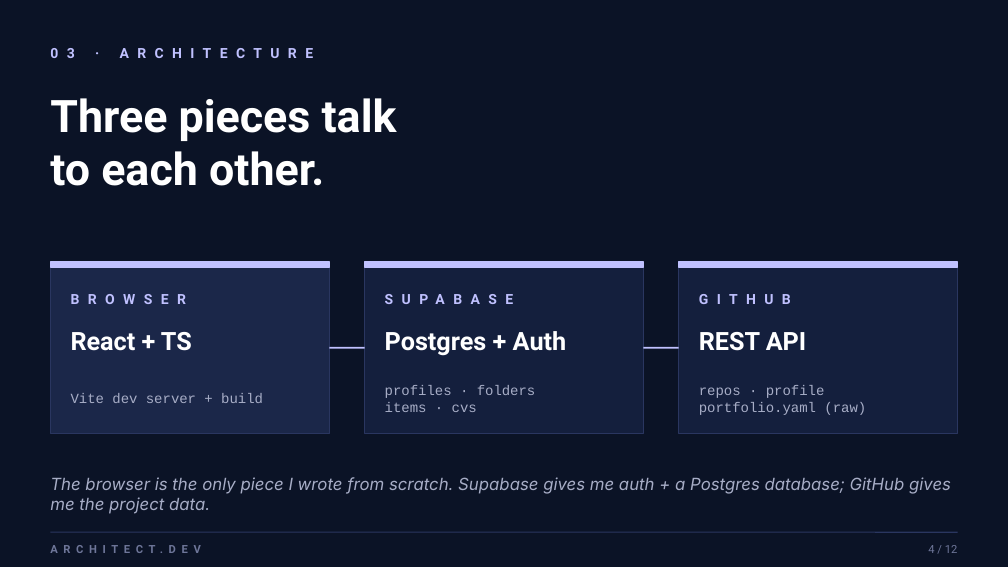
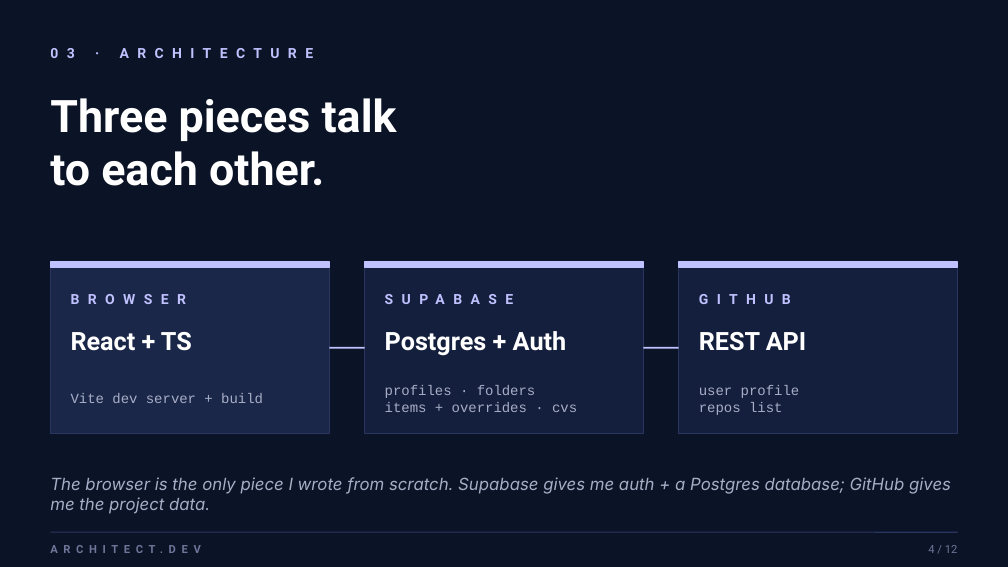
Before and after one commit to gusbo9233/gusbo9233.portfolio.io, a slide deck: slide 4 of Architect-Dev-Presentation.pptx. Drawn at 1008x567 pixels with LibreOffice and Linux fonts; fonts in the diff are those of the drawing. Boxes give left, top, right and bottom in pixels: in the first picture for what was removed or moved away, otherwise in the second. Text is boxed around its words. In the diff, an @@ line names an element or a change of style, - is before the commit and + after.

```diff
--- a/Architect-Dev-Presentation.pptx
+++ b/Architect-Dev-Presentation.pptx
@@ text at (699,385,800,415): text changed @@
-repos · profile
-portfolio.yaml (raw)
+user profile
+repos list
@@ text at (385,402,577,412): text changed @@
-items · cvs
+items + overrides · cvs
```
Also in this commit, not shown: 8 other slides changed, 1 slide added, 1 slide removed, 8 other files.
